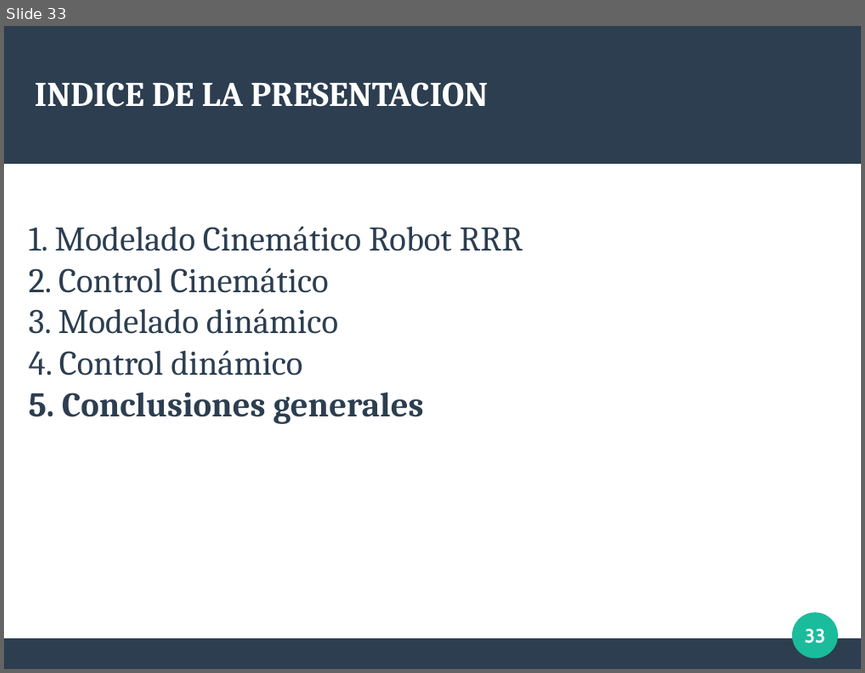
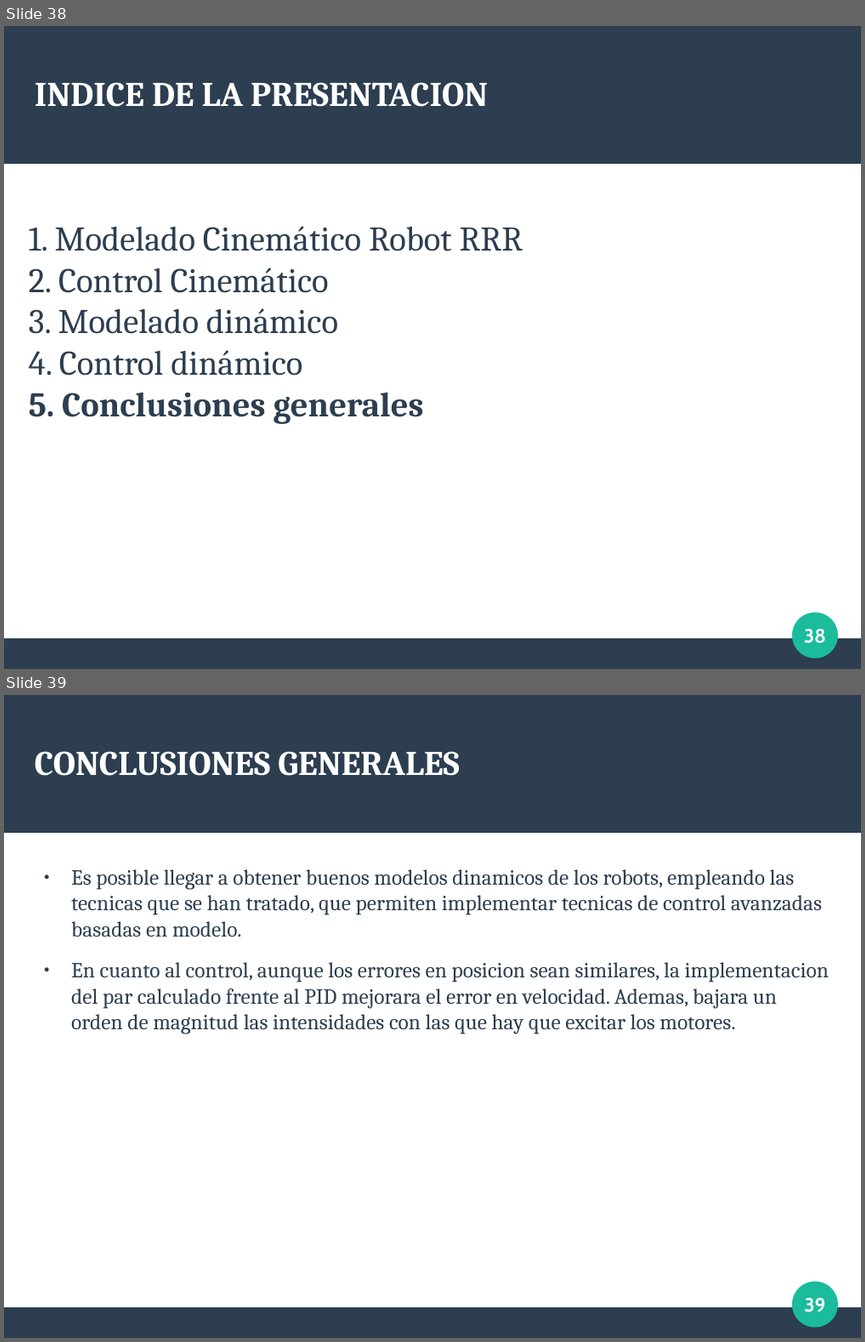
Before and after one commit to Arrivederccimamasita/Robot_RRR_CyPR, a slide deck: Presentacion_defensa/defensa.odp. Shown one above the other, each under a label of ours: slide 33 before the commit, slides 38 and 39 after it. The pictures are 865x673 and 865x1342 pixels, drawn with LibreOffice and Linux fonts; fonts in the diff are those of the drawing. Boxes give left, top, right and bottom in pixels: in the first picture for what was removed or moved away, otherwise in the second. Text is boxed around its words. In the diff, an @@ line names an element or a change of style, - is before the commit and + after.

```diff
--- a/Presentacion_defensa/defensa.odp
+++ b/Presentacion_defensa/defensa.odp
@@ slide 39 added at <box>4,695,861,1338</box>, background #FFFFFF; not listed: 3 template elements that a slide beside it also shows @@
@@ title added at <box>35,751,460,776</box>, 32 pt, text #FFFFFF, bold @@
+CONCLUSIONES GENERALES
@@ text added at <box>71,869,828,1034</box>, 20 pt, text #2C3E50 @@
+● Es posible llegar a obtener buenos modelos dinamicos de los robots, empleando las tecnicas que se han tratado, que permiten implementar tecnicas de control avanzadas basadas en modelo.
+● En cuanto al control, aunque los errores en posicion sean similares, la implementacion del par calculado frente al PID mejorara el error en velocidad. Ademas, bajara un orden de magnitud las intensidades con las que hay que excitar los motores.
@@ page number added at <box>804,1297,825,1312</box>, 18 pt, text #FFFFFF, bold @@
+39
@@ what was slide 33 is now slide 38 @@
@@ page number at <box>804,628,826,643</box>: text changed @@
-33
+38
```
Also in this commit, not shown: 12 slides changed, 6 other slides added, 1 slide removed, 27 other files.
